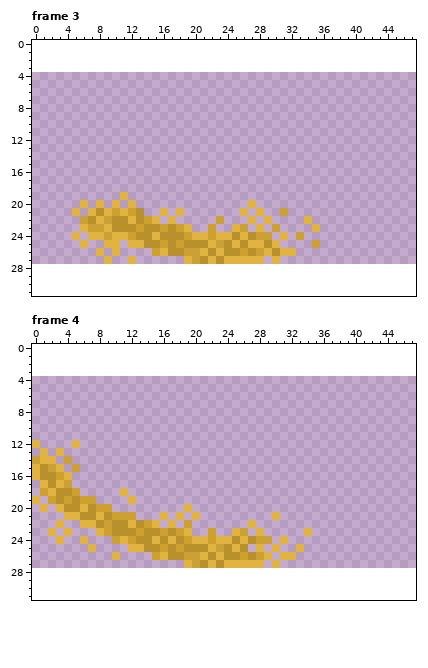
Two versions of one pixel-art file, art/ritual/circle.aseprite. Above: the version before the commit.
48x24 pixels, 13 frames. Shown: frame 3, frame 4. The old version is drawn lined up with the new one, on the new canvas. The commit also changed other frames, which this record leaves out.
After:
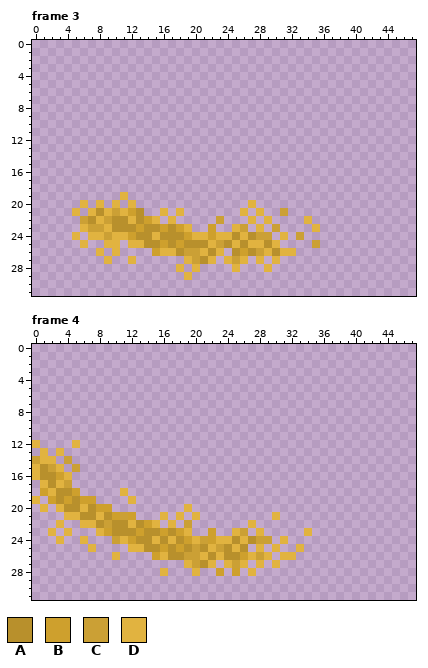
Palette (. is transparent): A #b8902c  B #cea02d  C #cba035  D #e1b340
From old to new:
canvas 48x24 -> 48x32, the old top-left corner now at 0,4
Frame 3:
y 26: x 17 A -> D; x 24 A -> .
y 27: x 23 A -> .; x 25 D -> C; x 27 D -> .
y 28: x 18 . -> D; x 20 . -> D; x 25 . -> D; x 29 . -> D
y 29: x 19 . -> D
Frame 4:
y 24: x 21 D -> C
y 25: x 20 A -> C
y 26: x 27 A -> D
y 27: x 23 A -> .; x 25 D -> C; x 27 D -> .
y 28: x 16 . -> D; x 20 . -> D; x 23 . -> B; x 25 . -> B; x 27 . -> D
Changed places in both pictures, as pixel boxes (x1, y1, x2, y2):
changed: (168, 248, 272, 280)
changed: (160, 536, 256, 576)
